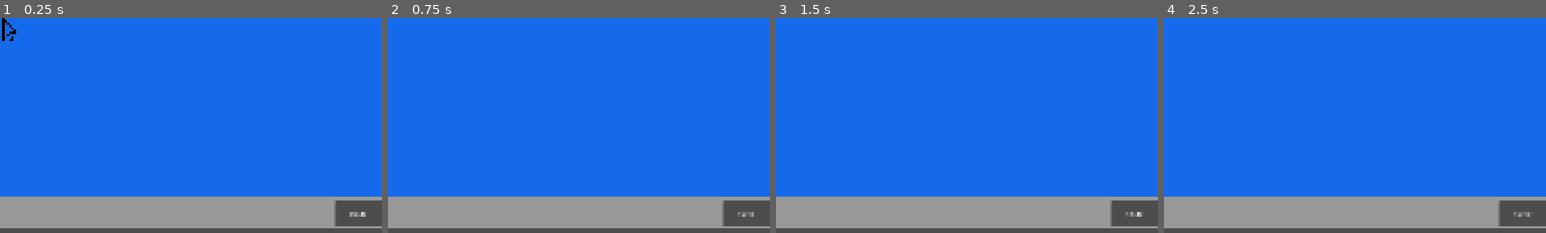
Above: before the commit, frames 1-4 (left to right).
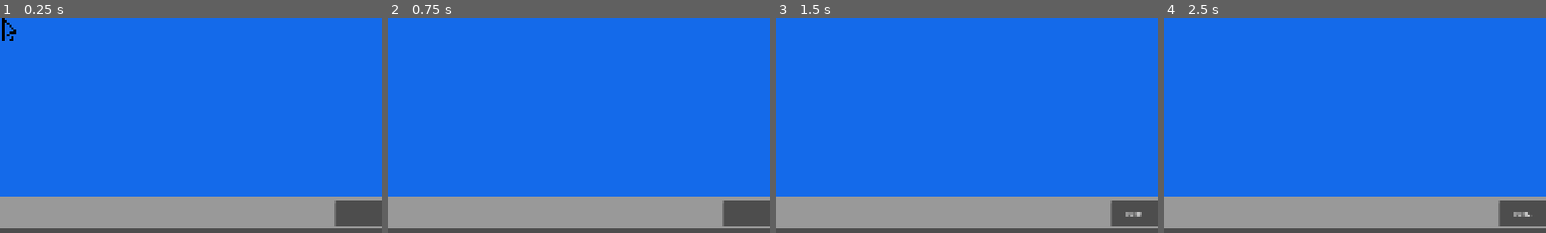
Above: after the commit, the same moments.

Repository: vividskiess/COS30031
Game: Godot game, scene res://Objects/Main_World.tscn
Same seed, same stepped clock (60 frames per second), same inputs: the game is played once before the commit and once after it.
Inputs:
- Up to frame 1 (0.25 s): no input
- Up to frame 2 (0.75 s): click "Start" at 0.5 s
- Up to frame 3 (1.5 s): click "Start" at 1.25 s
- Up to frame 4 (2.5 s): click "Start" at 2 s
The pictures show only the part of the screen within x 50-100%, y 50-100%; the shares and areas given below are measured in that part.

The runs differ from the first frame. In frame 1, less than 0.1% of the frame differs, in the area x 91-96%, y 90-93%; in frame 2, less than 0.1%; in frame 3, less than 0.1%; in frame 4, less than 0.1%.

Commit message:
Made notification for scanner and container instead of windows

Diff:
--- /dev/null
+++ b/Objects/AI_scan_res.tscn
@@ -0,0 +1,3 @@
+[gd_scene format=3 uid="uid://bepohllabq5wr"]
+
+[node name="AiScanRes" type="Node2D" unique_id=1996348729]
--- a/Objects/Desktop_Manger.tscn
+++ b/Objects/Desktop_Manger.tscn
@@ -4,6 +4,10 @@
 [ext_resource type="Script" uid="uid://qyt5ctwjqe6u" path="res://Script/Window.gd" id="2_vosj3"]
 [ext_resource type="PackedScene" uid="uid://42lqgwhgm883" path="res://Objects/Desktop_Icon.tscn" id="3_ds4ad"]
 [ext_resource type="PackedScene" uid="uid://b6a2wm3d51h2f" path="res://Objects/Folder_content.tscn" id="4_ukg44"]
+[ext_resource type="PackedScene" uid="uid://dxf7ph5nbl2i4" path="res://Objects/Text_content.tscn" id="5_1af10"]
+[ext_resource type="PackedScene" uid="uid://djvel2tbwfkh8" path="res://Objects/Pop_up_notification.tscn" id="6_f35i7"]
+[ext_resource type="PackedScene" uid="uid://dqmambeci3q0y" path="res://Objects/Scanner.tscn" id="7_g5yav"]
+[ext_resource type="PackedScene" uid="uid://djlfigylqglor" path="res://Objects/Remediate.tscn" id="8_22w1b"]
 
 [sub_resource type="StyleBoxFlat" id="StyleBoxFlat_xrivr"]
 
@@ -16,7 +20,7 @@
 "names": PackedStringArray("Window", "PanelContainer", "custom_minimum_size", "propagate_maximum_size", "anchors_preset …(961 unchanged characters)…
 "node_count": 8,
 "node_ids": PackedInt32Array(1218465060, 319052635, 1288542951, 1186658531, 415544912, 1852842317, 321968210, 116529276),
-"node_paths": [NodePath("."), NodePath("./VBoxContainer"), NodePath("./VBoxContainer/Title"), NodePath("./VBoxContainer/Title"), NodePath("./VBoxContainer/Title"), NodePath("./VBoxContainer/Title"), NodePath("./VBoxContainer")],
+"node_paths": [NodePath("."), NodePath("Notifcation_spot"), NodePath("./VBoxContainer/Title"), NodePath("./VBoxContainer/Title"), NodePath("./VBoxContainer/Title"), NodePath("./VBoxContainer/Title"), NodePath("Notifcation_spot")],
 "nodes": PackedInt32Array(-1, -1, 1, 0, -1, 13, 2, 0, 3, 1, 4, 2, 5, 3, 6, 4, 7, 5, 8, 6, 9, 7, 10, 8, 11, 9, 12, 10, 1 …(457 unchanged characters)…
 "variants": [Vector2(400, 250), false, -1, 0.27497864, 0.14986025, 873.0, 516.0, Vector2(0.9657284, 1.0520145), 0, 4, S …(237 unchanged characters)…
 "version": 3
@@ -32,6 +36,10 @@
 window_scene = SubResource("PackedScene_ds4ad")
 desktop_icon = ExtResource("3_ds4ad")
 folder_scence = ExtResource("4_ukg44")
+text_scence = ExtResource("5_1af10")
+notification_scence = ExtResource("6_f35i7")
+Scanner_scence = ExtResource("7_g5yav")
+remediate_scence = ExtResource("8_22w1b")
 
 [node name="ColorRect" type="ColorRect" parent="." unique_id=192414224]
 layout_mode = 0
@@ -90,3 +98,17 @@
 offset_top = 1.0
 offset_right = 1913.0
 offset_bottom = 1005.0
+
+[node name="Notifcation_spot" type="VBoxContainer" parent="." unique_id=26972628]
+layout_mode = 1
+anchors_preset = 3
+anchor_left = 1.0
+anchor_top = 1.0
+anchor_right = 1.0
+anchor_bottom = 1.0
+offset_left = -347.0
+offset_top = -117.0
+offset_right = -307.0
+offset_bottom = -77.0
+grow_horizontal = 0
+grow_vertical = 0
--- a/Objects/Main_World.tscn
+++ b/Objects/Main_World.tscn
@@ -3,9 +3,6 @@
 [ext_resource type="PackedScene" uid="uid://c2gbwcfp6g1w4" path="res://Objects/Desktop_Manger.tscn" id="2_2o0qa"]
 [ext_resource type="PackedScene" uid="uid://bpi1b8h274k1n" path="res://Objects/Window.tscn" id="2_hfuox"]
 [ext_resource type="PackedScene" uid="uid://doh3itm6jhli" path="res://Objects/Mouse.tscn" id="2_ldsjx"]
-[ext_resource type="PackedScene" uid="uid://dxf7ph5nbl2i4" path="res://Objects/Text_content.tscn" id="3_ags0o"]
-[ext_resource type="PackedScene" uid="uid://djvel2tbwfkh8" path="res://Objects/Scanner.tscn" id="4_1xq3s"]
-[ext_resource type="PackedScene" uid="uid://djlfigylqglor" path="res://Objects/Remediate.tscn" id="5_knbu0"]
 
 [node name="Main" type="Control" unique_id=2124420353]
 layout_mode = 3
@@ -23,9 +20,6 @@
 offset_bottom = -30.0
 scale = Vector2(1.0044761, 0.9910996)
 window_scene = ExtResource("2_hfuox")
-text_scence = ExtResource("3_ags0o")
-scanner_scence = ExtResource("4_1xq3s")
-remediate = ExtResource("5_knbu0")
 
 [node name="mouse" parent="." unique_id=691309237 instance=ExtResource("2_ldsjx")]
 layout_mode = 0
--- /dev/null
+++ b/Objects/Pop_up_notification.tscn
@@ -0,0 +1,42 @@
+[gd_scene format=3 uid="uid://djvel2tbwfkh8"]
+
+[ext_resource type="Script" uid="uid://dpof6gbhyg8mo" path="res://Script/Pop_up.gd" id="1_4oruq"]
+
+[sub_resource type="StyleBoxFlat" id="StyleBoxFlat_k4evr"]
+bg_color = Color(0, 0.5396826, 0.89694744, 1)
+
+[node name="Popup" type="PanelContainer" unique_id=1766252695]
+custom_minimum_size = Vector2(250, 75)
+offset_right = 255.0
+offset_bottom = 75.0
+scale = Vector2(1.0031555, 1)
+theme_override_styles/panel = SubResource("StyleBoxFlat_k4evr")
+script = ExtResource("1_4oruq")
+
+[node name="Vbox" type="HBoxContainer" parent="." unique_id=1895538859]
+layout_mode = 2
+
+[node name="Hbox" type="VBoxContainer" parent="Vbox" unique_id=945928408]
+layout_mode = 2
+size_flags_horizontal = 3
+
+[node name="Close" type="Button" parent="Vbox/Hbox" unique_id=1118401973]
+custom_minimum_size = Vector2(15, 15)
+custom_maximum_size = Vector2(120, 40)
+layout_mode = 2
+size_flags_horizontal = 8
+size_flags_vertical = 2
+offset_transform_position = Vector2(0, -25)
+
+[node name="Title" type="Label" parent="Vbox/Hbox" unique_id=498809098]
+custom_minimum_size = Vector2(250, 50)
+layout_mode = 2
+size_flags_vertical = 1
+size_flags_stretch_ratio = 0.0
+offset_transform_enabled = true
+autowrap_mode = 2
+
+[node name="Message" type="Label" parent="Vbox" unique_id=2044002315]
+layout_mode = 2
+
+[node name="Timer" type="Timer" parent="." unique_id=277259152]
--- a/Objects/Scanner.tscn
+++ b/Objects/Scanner.tscn
@@ -1,38 +1,8 @@
-[gd_scene format=3 uid="uid://djvel2tbwfkh8"]
+[gd_scene format=3 uid="uid://dqmambeci3q0y"]
 
 [ext_resource type="Script" uid="uid://dvf1jxi8maagj" path="res://Script/Scanner.gd" id="1_xd7xj"]
 
-[node name="Scanner" type="Control" unique_id=2007559659]
+[node name="Scanner" type="Control" unique_id=880717918]
 layout_mode = 3
 anchors_preset = 0
 script = ExtResource("1_xd7xj")
-
-[node name="Panel" type="ColorRect" parent="." unique_id=894557799]
-layout_mode = 0
-offset_top = -1.0
-offset_right = 469.0
-offset_bottom = -1.0
-color = Color(0.13333334, 1, 1, 1)
-
-[node name="VBoxContainer" type="VBoxContainer" parent="." unique_id=945928408]
-layout_mode = 0
-offset_top = -1.0
-offset_right = 469.0
-offset_bottom = 285.0
-
-[node name="Status" type="Label" parent="VBoxContainer" unique_id=498809098]
-layout_mode = 2
-
-[node name="Divider" type="HSeparator" parent="VBoxContainer" unique_id=1836465542]
-layout_mode = 2
-
-[node name="VScrollBar" type="VScrollBar" parent="VBoxContainer" unique_id=1012420349]
-layout_mode = 2
-
-[node name="Result" type="Label" parent="VBoxContainer/VScrollBar" unique_id=1339577164]
-layout_mode = 0
-offset_left = 2.0
-offset_top = -5.000002
-offset_right = 471.0
-offset_bottom = 17.999998
-scale = Vector2(0.99884015, 1.4836084)
--- a/Script/Base_malware.gd
+++ b/Script/Base_malware.gd
@@ -4,6 +4,9 @@
 var Host_folder: FileResource
 var sym_timer: Timer
 
+signal containment_breach(file: FileResource)
+
+var _contain_id := 0
 
 
 func setup(Malware_data: FileResource, parent_dir: FileResource, tick_rate: float) -> void:
@@ -36,9 +39,15 @@
 
 func contained(duration: float) -> void:
 	sym_timer.paused = true
+	_contain_id += 1
+	get_tree().create_timer(duration).timeout.connect(_on_containment_breach.bind(_contain_id))
 
-	var temp_timer = get_tree().create_timer(duration)
-	temp_timer.timeout.connect(func():
-		if is_instance_valid(sym_timer): sym_timer.paused = false
-		print("Containment Breach! Virus is attacking")
-	)
+	#)
+func _on_containment_breach(id: int) -> void:
+
+	if id != _contain_id:
+		return
+	sym_timer.paused = false
+
+	if Host_folder.contained_files.has(Host_file):
+		containment_breach.emit(Host_file)
--- a/Script/Clock.gd
+++ b/Script/Clock.gd
@@ -1,6 +1,6 @@
 extends Node
 
-var clock_tick_rate: float = 6000.0 #speed up or slow down (60 is to say 1s real time turn to 1 min in game)
+var clock_tick_rate: float = 60.0 #speed up or slow down (60 is to say 1s real time turn to 1 min in game)
 var elapsed_time: float = 0.0
 
 var current_min: float = 0.0
--- a/Script/Desktop_Manager.gd
+++ b/Script/Desktop_Manager.gd
@@ -4,8 +4,9 @@
 @export var desktop_icon: PackedScene
 @export var folder_scence: PackedScene
 @export var text_scence: PackedScene
-@export var scanner_scence: PackedScene
-@export var remediate: PackedScene
+@export var notification_scence: PackedScene
+@export var Scanner_scence: PackedScene
+@export var remediate_scence: PackedScene
 
 
 @export var difficulty: int = 3
@@ -20,6 +21,7 @@
 @onready var icon_grid: GridContainer = $IconGrid
 @onready var taskbar_grid = $Taskbar/Panel/TaskbarGrid
 @onready var clock = $Taskbar/Panel/TaskbarGrid/Time/Label
+@onready var notification_area = $Notifcation_spot
 
 #Window node mapped to button to be open later
 var minimize_icon_to_window: Dictionary = {}
@@ -58,15 +60,12 @@
 	Clock.time_passed.connect(_clock_update)
 	Clock.game_over_signal.connect(_handle_game_state)
 
-	# to be added Automatic random malware selection and injection (#work in progress)
-	#InfectionManager._inject_malware(Rename_Virus, "NotSus", 2)
-	#InfectionManager._inject_malware(destruction, "Destroy", 10)
-	#InfectionManager._inject_malware(Adware, "FreeRobux", 3)
-
-	#InfectionManager._inject_malware(Rename_Virus, "NotSus", 2)
-	#InfectionManager._inject_malware(Rename_Virus, "NotSus", 2)
-
 	InfectionManager.trigger_popup.connect(_on_icon_open)
+	InfectionManager.trigger_notification.connect(_spawn_notification)
+	InfectionManager.containment_breached.connect(_on_containment_breach)
+
+
+	#InfectionManager._inject_malware(AdwareVirus, "Adware", 1)
 
 	_spawn_random_virus()
 
@@ -247,25 +246,35 @@
 
 #Defender Tool
 func _on_virus_scan_request(file: FileResource) -> void:
-	if is_instance_valid(active_scanner_window):
-		_control_window_state(active_scanner_window, "opened")
-
-	if is_instance_valid(active_scanner_content) and active_scanner_content.has_method("start_scan"):
-		active_scanner_content.start_scan(file)
-
+	var scanner = Scanner_scence.instantiate()
+	add_child(scanner)
+	scanner.hide()
+	scanner.finsih_scan.connect(_on_scan_finish)
+	scanner.start_scan(file)
+
+func _on_scan_finish(threats: Array[FileResource]) -> void:
+	if threats.is_empty():
+		_show_notification("Safe", "No threat Found")
+		return
+	var  names: PackedStringArray = []
+	for t in threats:
+		names.append(t.display_name)
+
+	var title = "%d threat%s Detected" % [threats.size(), "" if threats.size() ==  1 else "s"]
+	_show_notification(title, "Found: " + " ".join(names))
+
+
+
+func _contian_virus(file: FileResource) -> void:
+	var success = InfectionManager.attempt_containment(file, 2.0)
+	if success:
+		_show_notification("Threat Contianed", "%sContained for%d" % [file.display_name, int(2)])
 	else:
-		active_scanner_window = create_base_window("Scanner", null)
-		active_scanner_content = scanner_scence.instantiate()
-		active_scanner_window.embed_content(active_scanner_content)
-		if active_scanner_content.has_method("start_scan"):
-			active_scanner_content.start_scan(file)
-
-func _contian_virus(file: FileResource) -> void:
-	var success = InfectionManager.attempt_containment(file, 20.0)
-	if success:
-		print("print sucessfully contain for 30 seconds")
-	else:
-		print("Failed")
+		_show_notification("Containment Failed", "%s is not an acive threat" % file.display_name)
+
+func _on_containment_breach(file:FileResource) -> void:
+	print("containment breach")
+	_show_notification("Containment_breach!", "%s is active again" % file.display_name)
 
 
 func _reverse_engineer_call(file: FileResource) -> void:
@@ -278,6 +287,16 @@
 func _clock_update(hours: int, minute:int) -> void:
 	var time_string = "%02d:%02d" % [hours, minute]
 	clock.text = time_string
+
+func _spawn_notification(data: FileResource) -> void:
+	_show_notification(data.display_name, data.text_content)
+
+
+func _show_notification(title: String, body: String) -> void:
+	var pop = notification_scence.instantiate()
+	notification_area.add_child(pop)
+	pop.setup(title, body, 8.0)
+
 
 #may be moved
 func _handle_game_state(game_state: bool) -> void:
--- a/Script/Infection_Manager.gd
+++ b/Script/Infection_Manager.gd
@@ -1,6 +1,8 @@
 extends Node
 
 signal trigger_popup(file_data: FileResource)
+signal trigger_notification(file_data: FileResource)
+signal containment_breached(file_data: FileResource)
 
 
 #handles Virus injection
@@ -21,13 +23,13 @@
 	add_child(virus_node)
 
 	virus_node.setup(malicious_file, target_folder, tick_rate)
+	virus_node.containment_breach.connect(func(f): containment_breached.emit(f))
 
 	RightClickMenu.request_refresh.emit(target_folder)
 	active_virus[malicious_file] = virus_node
 
 func attempt_containment(target_file: FileResource, duration: float) -> bool:
 	if active_virus.has(target_file):
-		print("test")
 		var virus_script = active_virus[target_file]
 		virus_script.contained(duration)
 		return true
--- /dev/null
+++ b/Script/Pop_up.gd
@@ -0,0 +1,18 @@
+extends PanelContainer
+
+
+@onready var title_label = $Vbox/Hbox/Title
+@onready var messages = $Vbox/Message
+@onready var close = $Vbox/Hbox/Close
+@onready var timer = $Timer
+
+func _ready() -> void:
+	close.pressed.connect(queue_free)
+	timer.timeout.connect(queue_free)
+
+func setup(title: String, message: String, duration:float = 6.0) -> void:
+	title_label.text = title
+	messages.text = message
+	reset_size()
+	timer.wait_time = duration
+	timer.start()
--- a/Script/Scanner.gd
+++ b/Script/Scanner.gd
@@ -1,39 +1,14 @@
 extends Control
 
-@onready var status = $VBoxContainer/VScrollBar/Result
-@onready var res_list = $VBoxContainer/Status
+signal finsih_scan(threat: Array[FileResource])
 
 func start_scan(target_folder: FileResource) -> void:
 
-	status.text = "Scanning " + target_folder.display_name + "..."
-	status.modulate = Color.WHITE
-
-	for child in res_list.get_children():
-		child.queue_free()
-
-	await  get_tree().process_frame
-
 	var all_file = FileSys.get_all_file_in_folder_for_scan(target_folder)
 	var found_virus: Array[FileResource] = []
-
 	for file in all_file:
 		if file.is_infected:
 			found_virus.append(file)
 
-	_display_result(found_virus)
-
-
-func _display_result(virus: Array[FileResource]) -> void:
-	if virus.size() > 0:
-		status.text = str(virus.size()) + "Threat Found"
-		status.modulate =Color.RED
-
-		for v in virus:
-			var threat_label = Label.new()
-			threat_label.text = v.display_name
-			threat_label.add_theme_color_override("font_color", Color.ORANGE)
-
-			res_list.add_child(threat_label)
-	else:
-		status.text = "System Secure. No threat Found"
-		status.modulate = Color.GREEN
+	finsih_scan.emit(found_virus)
+	queue_free()
Not shown, added: Script/Pop_up.gd.uid
